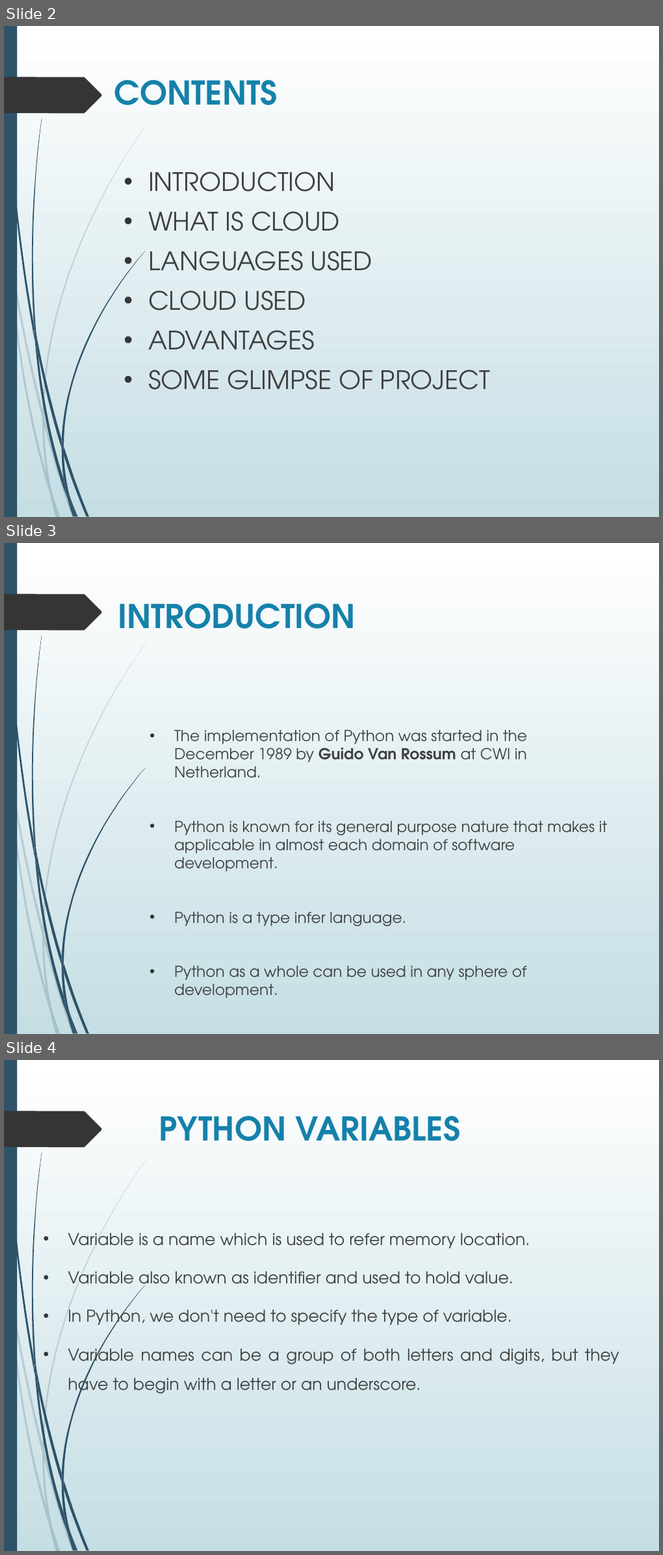
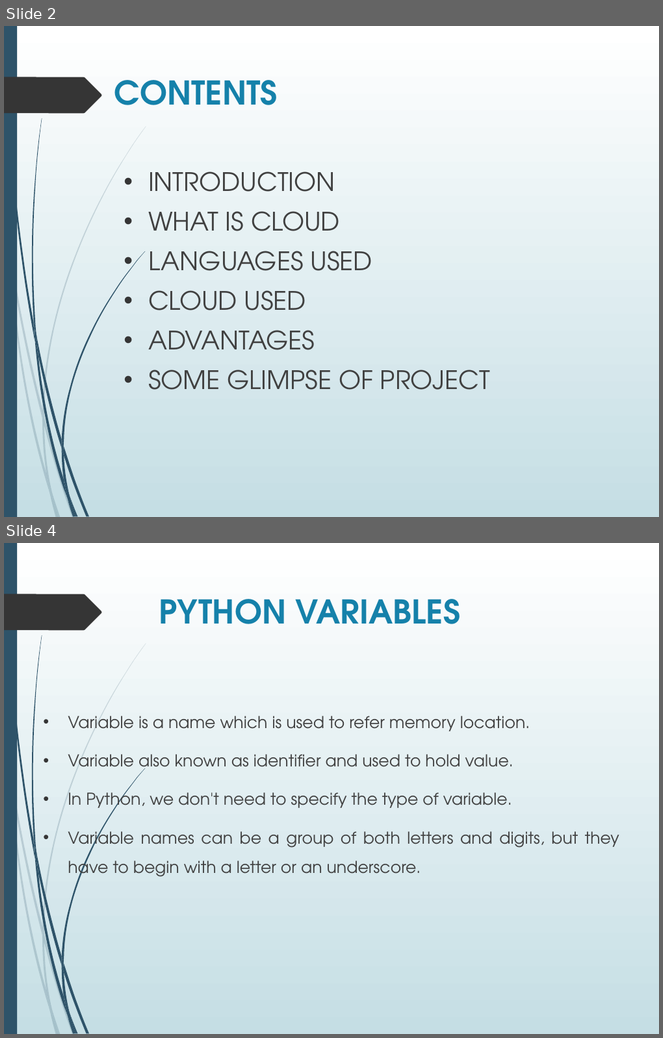
Before and after one commit to aayushi20221/Cloud-Based-Buss-Pass-System, a slide deck: ppt.pptx. Shown one above the other, each under a label of ours: slides 2, 3 and 4 before the commit, slides 2 and 4 after it; the slides between them are not shown. The pictures are 663x1555 and 663x1038 pixels, drawn with LibreOffice and Linux fonts; fonts in the diff are those of the drawing. Boxes give left, top, right and bottom in pixels: in the first picture for what was removed or moved away, otherwise in the second. Text is boxed around its words. In the diff, an @@ line names an element or a change of style, - is before the commit and + after.

```diff
--- a/ppt.pptx
+++ b/ppt.pptx
@@ slide 3 removed at (4, 543, 659, 1034), background gradient #FFFFFF to #C5DEE5; not listed: 24 template elements that a slide beside it also shows @@
@@ title removed at (118, 603, 356, 629) @@
-INTRODUCTION
@@ text removed at (174, 730, 608, 999) @@
-• The implementation of Python was started in the December 1989 by Guido Van Rossum at CWI in Netherland.
-• Python is known for its general purpose nature that makes it applicable in almost each domain of software development.
-• Python is a type infer language.
-• Python as a whole can be used in any sphere of development.
```
Also in this commit, not shown: 1 slide added.
